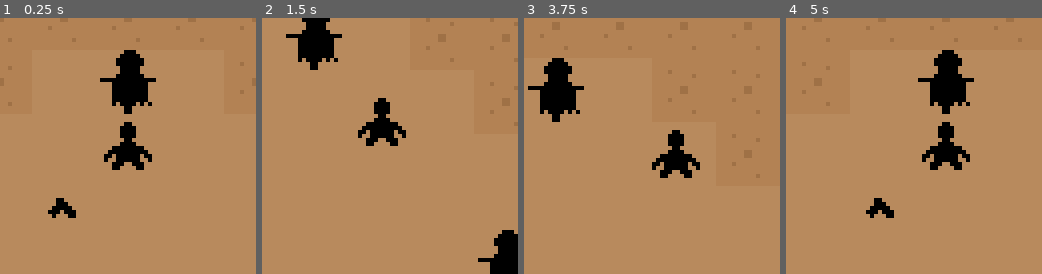
Above: before the commit, frames 1-4 (left to right).
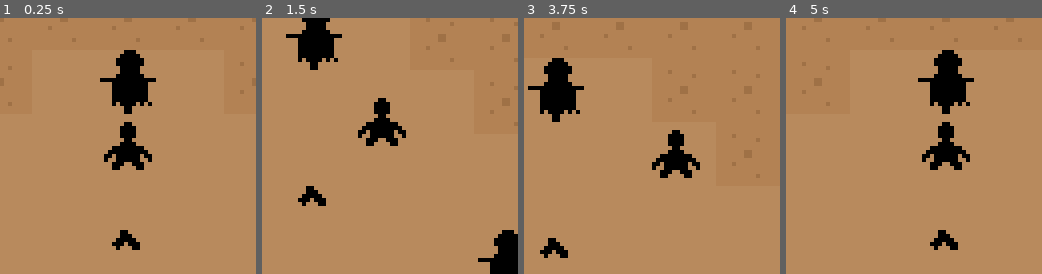
Above: after the commit, the same moments.

Repository: ItsSeaJay/LOWREZJAM2019
Game: Godot game, scene res://Game.tscn
The game is run twice, just before and just after one commit, with the same random seed, the same clock (stepped at 60 frames per second) and the same inputs. Sound files missing from this copy of the repository are replaced by a short silence.
Inputs:
- Up to frame 1 (0.25 s): no input
- Up to frame 2 (1.5 s): tap Enter at 0.5 s; hold Right (move_right) 0.53-1.28 s; hold Z (combat_aim) 0.53-1.28 s; hold Down (move_down) from 1.28 s (still down); tap X (combat_attack) at 1.35 s
- Up to frame 3 (3.75 s): release Down (move_down) at 2.03 s; hold Right (move_right) 2.03-2.78 s; hold Z (combat_aim) 2.03-2.78 s; hold Up (move_up) 2.78-3.53 s; tap X (combat_attack) at 2.85 s; hold Left (move_left) from 3.53 s (still down); hold Z (combat_aim) from 3.53 s (still down)
- Up to frame 4 (5 s): keep holding Left (move_left); release Z (combat_aim) at 4.28 s; tap X (combat_attack) at 4.35 s

The runs differ from the first frame. In frame 1, 0.9% of the frame differs, in the area x 18-55%, y 70-91%; in frame 2, 0.5%; in frame 3, 0.5%; in frame 4, 0.9%.

Commit message:
Allow player to pick up handgun

Diff:
--- a/godot/Game.tscn
+++ b/godot/Game.tscn
@@ -4,7 +4,7 @@
 [ext_resource path="res://tilesets/roguelike/Roguelike.tres" type="TileSet" id=2]
 [ext_resource path="res://characters/player/Player.tscn" type="PackedScene" id=3]
 [ext_resource path="res://characters/enemies/scarecrow/Scarecrow.tscn" type="PackedScene" id=4]
-[ext_resource path="res://items/equipment/pistol/HandgunPickup.tscn" type="PackedScene" id=5]
+[ext_resource path="res://items/equipment/handgun/HandgunPickup.tscn" type="PackedScene" id=5]
 
 [node name="Game" type="Node2D"]
 script = ExtResource( 1 )
@@ -30,3 +30,4 @@
 position = Vector2( 232, 96 )
 
 [node name="HandgunPickup" parent="." instance=ExtResource( 5 )]
+position = Vector2( 184, 80 )
--- a/godot/autoload/PlayerData.gd
+++ b/godot/autoload/PlayerData.gd
@@ -2,7 +2,9 @@
 
 var position
 var health
+var items
 
 func _ready():
 	position = null
 	health = null
+	items = []
--- a/godot/data/equipment.json
+++ b/godot/data/equipment.json
@@ -15,22 +15,5 @@
 		"sounds": {
 			"attack": "res://items/equipment/pistol/shoot.wav"
 		}
-	},
-	"machine_pistol": {
-		"name": "MP-Boris",
-		"description": "A semi-automatic pistol. Easy to handle, but not very powerful.",
-		"range": 64.0,
-		"spread": 2.0,
-		"damage": {
-			"min": 10,
-			"max": 15
-		},
-		"clip": 32,
-		"transmission": "automatic",
-		"cooldown": 0.1,
-		"heat": 0.0,
-		"sounds": {
-			"attack": "res://items/equipment/pistol/shoot.wav"
-		}
 	}
 }
--- a/godot/items/Pickup.gd
+++ b/godot/items/Pickup.gd
@@ -1,9 +1,44 @@
 extends Node
 
-onready var tag = "unknown"
+const item_table_path = "res://data/equipment.json"
+const Player = preload("res://characters/player/Player.gd")
+
+export var tag = "unknown"
+export var quantity = 1
+
 onready var metadata = load_metadata()
+onready var area = $Area2D
 
-const item_table_path = "res://data/equipment.json"
+var within_reach = false
+
+signal picked_up
+
+func _ready():
+	area.connect("body_entered", self, "_on_Area2D_body_entered")
+	area.connect("body_exited", self, "_on_Area2D_body_exited")
+
+	self.connect("picked_up", self, "_on_pick_up")
+
+func _process(delta):
+	if self.within_reach and Input.is_action_just_pressed("move_interact"):
+		self.pick_up(PlayerData.items)
+
+func _on_Area2D_body_entered(body):
+	if body is Player:
+		self.within_reach = true
+
+func _on_Area2D_body_exited(body):
+	if body is Player:
+		self.within_reach = false
+
+func _on_pick_up():
+	self.queue_free()
+
+func pick_up(inventory):
+	for item in range(quantity):
+		inventory.append(self.metadata)
+
+	emit_signal("picked_up")
 
 func load_metadata():
 	var items = {}
--- /dev/null
+++ b/godot/items/equipment/handgun/HandgunPickup.gd
@@ -0,0 +1,30 @@
+extends "res://items/Pickup.gd"
+
+onready var area2d = $Area2D
+
+var tag = "handgun"
+var within_reach = false
+
+const Player = preload("res://characters/player/Player.gd")
+
+func _ready():
+	self.connect("picked_up", self, "_on_picked_up")
+	area2d.connect("body_entered", self, "_on_Area2D_body_entered")
+	area2d.connect("body_exited", self, "_on_Area2D_body_exited")
+
+func _process(delta):
+	if self.within_reach and Input.is_action_pressed("interact"):
+		pick_up(Player.items)
+
+func _on_Area2D_body_entered(body):
+	print(body)
+
+	if body is Player:
+		self.within_reach = true
+
+func _on_Area2D_body_exited(body):
+	if body is Player:
+		self.within_reach = false
+
+func _on_picked_up():
+	queue_free()
--- /dev/null
+++ b/godot/items/equipment/handgun/HandgunPickup.tscn
@@ -0,0 +1,27 @@
+[gd_scene load_steps=4 format=2]
+
+[ext_resource path="res://items/Pickup.gd" type="Script" id=1]
+[ext_resource path="res://items/equipment/handgun/handgun.png" type="Texture" id=2]
+
+[sub_resource type="CircleShape2D" id=1]
+
+[node name="HandgunPickup" type="Node2D"]
+script = ExtResource( 1 )
+tag = "handgun"
+
+[node name="Sprite" type="Sprite" parent="."]
+texture = ExtResource( 2 )
+__meta__ = {
+"_edit_lock_": true
+}
+
+[node name="Area2D" type="Area2D" parent="."]
+__meta__ = {
+"_edit_lock_": true
+}
+
+[node name="CollisionShape2D" type="CollisionShape2D" parent="Area2D"]
+shape = SubResource( 1 )
+__meta__ = {
+"_edit_lock_": true
+}
--- a/godot/items/equipment/pistol/HandgunPickup.tscn
+++ /dev/null
@@ -1,20 +0,0 @@
-[gd_scene load_steps=3 format=2]
-
-[ext_resource path="res://items/equipment/pistol/handgun.png" type="Texture" id=1]
-
-[sub_resource type="CircleShape2D" id=1]
-
-[node name="HandgunPickup" type="Area2D"]
-position = Vector2( 168, 72 )
-
-[node name="CollisionShape2D" type="CollisionShape2D" parent="."]
-shape = SubResource( 1 )
-__meta__ = {
-"_edit_lock_": true
-}
-
-[node name="Sprite" type="Sprite" parent="."]
-texture = ExtResource( 1 )
-__meta__ = {
-"_edit_lock_": true
-}
--- a/godot/project.godot
+++ b/godot/project.godot
@@ -81,6 +81,12 @@
 , Object(InputEventKey,"resource_local_to_scene":false,"resource_name":"","device":0,"alt":false,"shift":false,"control":false,"meta":false,"command":false,"pressed":false,"scancode":75,"unicode":0,"echo":false,"script":null)
  ]
 }
+move_interact={
+"deadzone": 0.5,
+"events": [ Object(InputEventKey,"resource_local_to_scene":false,"resource_name":"","device":0,"alt":false,"shift":false,"control":false,"meta":false,"command":false,"pressed":false,"scancode":88,"unicode":0,"echo":false,"script":null)
+, Object(InputEventKey,"resource_local_to_scene":false,"resource_name":"","device":0,"alt":false,"shift":false,"control":false,"meta":false,"command":false,"pressed":false,"scancode":75,"unicode":0,"echo":false,"script":null)
+ ]
+}
 
 [rendering]
 
Binary file added: godot/items/equipment/handgun/handgun.png
Not shown, changed: godot/items/equipment/handgun/handgun.png.import
Not shown, changed: godot/items/equipment/handgun/shoot.wav.import
Not shown, added: godot/items/equipment/handgun/shoot.wav
